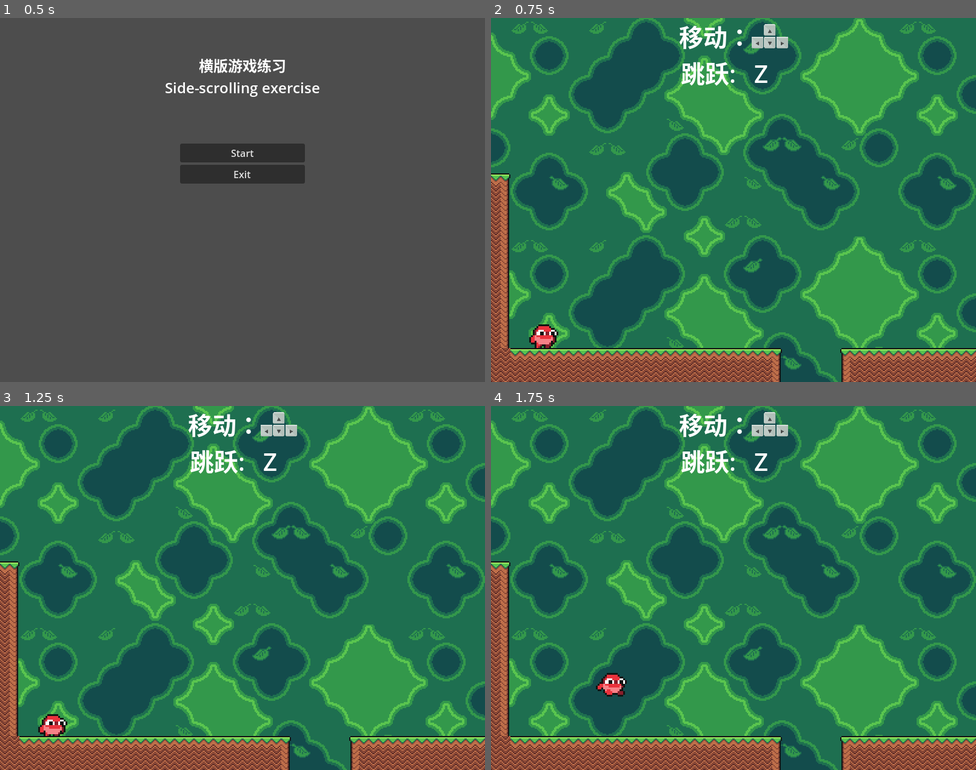
Above: before the commit, frames 1-4 (two rows, left to right).
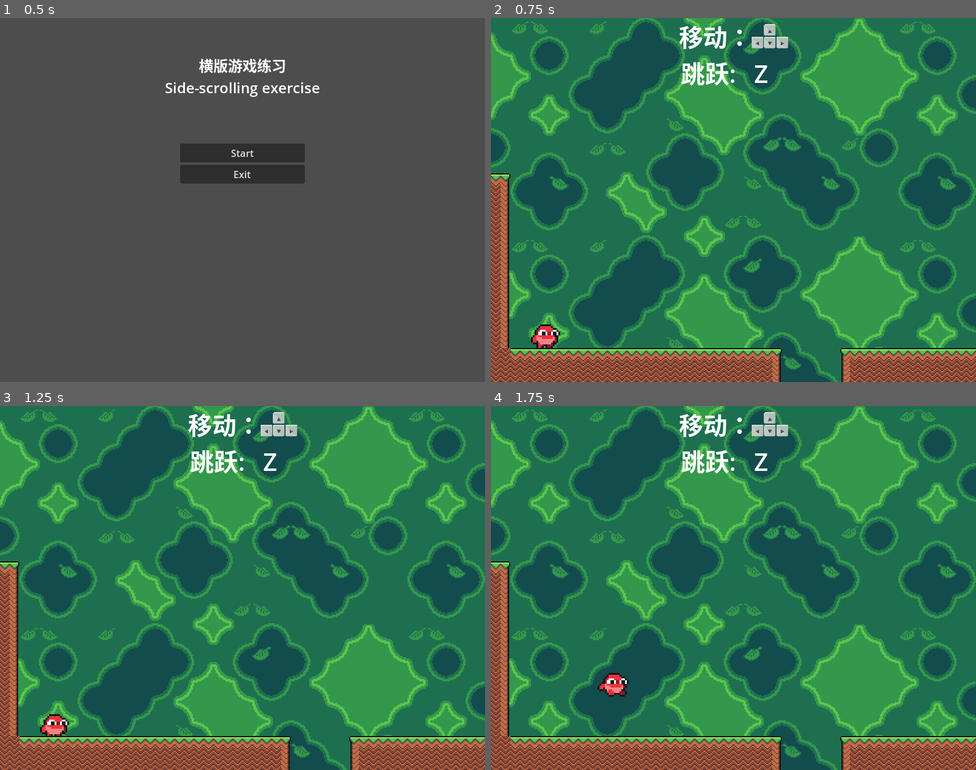
Above: after the commit, the same moments.

Repository: VoodooRice/project1
Game: Godot game, scene res://beginning_ui.tscn
Two runs of this game, one before a commit and one after it. Both use one fixed random seed, a clock stepped at 60 frames per second and the inputs below.
Inputs:
- Up to frame 1 (0.5 s): no input
- Up to frame 2 (0.75 s): click "Start" at 0.5 s
- Up to frame 3 (1.25 s): no input
- Up to frame 4 (1.75 s): tap Enter at 1.25 s; hold Right (move_right) from 1.28 s (still down); tap Z (jump) at 1.35, 1.52 s

Frame 1 is identical in both runs. In frame 2, 0.2% of the frame differs, in the area x 7-15%, y 84-91%; in frame 3, 0.2%; in frame 4, 0.2%.

Commit message:
20260309

Diff:
--- a/beginning_ui.gd
+++ b/beginning_ui.gd
@@ -1,8 +1,16 @@
 extends Control
+# 开始界面UI控制器
+# 负责处理主菜单的按钮交互和场景切换
+
+# 通过 @export 让这个变量能在检查器中显示
+# PackedScene 类型意味着可以将场景的tscn文件直接放入Main Scene变量内
 @export var main_scene: PackedScene
 
+# 当按下 Start 按钮时调用
+# 使用 get_tree().change_scene_to_packed 直接预加载场景
 func _on_start_pressed() -> void:
-	get_tree().change_scene_to_file("res://forest.tscn")
+	get_tree().change_scene_to_packed(main_scene)
 
+# 当按下 Exit 按钮时调用
 func _on_exit_pressed() -> void:
 	get_tree().quit()
--- a/beginning_ui.tscn
+++ b/beginning_ui.tscn
@@ -1,6 +1,7 @@
-[gd_scene load_steps=2 format=3 uid="uid://bwe8dag5vtgu4"]
+[gd_scene load_steps=3 format=3 uid="uid://bwe8dag5vtgu4"]
 
 [ext_resource type="Script" uid="uid://b5rrb7n1h1qyn" path="res://beginning_ui.gd" id="1_uue4j"]
+[ext_resource type="PackedScene" uid="uid://cgmye410ujw0j" path="res://forest.tscn" id="2_1hmfl"]
 
 [node name="BeginningUI" type="Control"]
 layout_mode = 3
@@ -10,6 +11,7 @@
 grow_horizontal = 2
 grow_vertical = 2
 script = ExtResource("1_uue4j")
+main_scene = ExtResource("2_1hmfl")
 
 [node name="Title" type="Label" parent="."]
 layout_mode = 1
--- a/forest.gd
+++ b/forest.gd
@@ -1,19 +1,58 @@
 extends Node2D
+# 森林主场景
+# 负责管理玩家重生及场景初始化
+
+# 在 _ready 前，确保所有子节点全部就绪后，调用 spawn
 @onready var player_spawner : Spawn = $spawn
 
-# Called when the node enters the scene tree for the first time.
+# 场景就绪后自动调用
 func _ready() -> void:
-	print("forest场景已加载")
-	print("player_spawner: ", player_spawner)
+	# 调试输出，方便确认场景是否成功加载
+	print("===== forest场景已加载 =====")
+	print("player_spawner: ", player_spawner) # 检查是否存在 spawn 节点
+
+	# 安全检查：确保 spawn 节点存在
 	if player_spawner:
-		print("要生成的场景: ", player_spawner.scene_to_spawn)
+		print("要生成的场景: ", player_spawner.scene_to_spawn) # 确认要生成的对象
+
+		# 使用 spawn 节点生成玩家，并通过 as Player 返回为 Player 类型并调用
 		var player = player_spawner.spawn() as Player
+
+		# 检查是否有 SceneTransitionManager 并获取正确的位置
+		if has_node("/root/SceneTransitionManager"):
+			var transition = get_node("/root/SceneTransitionManager")
+			print("找到 SceneTransitionManager")
+
+			# 查看上次切换记录
+			print("上次切换记录: ", transition.last_transition)
+
+			# 获取应该生成的位置
+			var spawn_position = transition.get_spawn_transition(name)
+			player.position = spawn_position
+			print("使用 SecneTransition 位置：", spawn_position)
+
+		else:
+			player.position = player_spawner.position
+			print("未找到 SceneTransitionManager")
+
+		# 连接玩家的死亡信号
 		player.died.connect(_on_player_died)
+
+		# 延迟添加节点，避免在场景初始化的过程中出现问题
 		call.call_deferred("add_child", player)
 	else:
+		# 如果场景中没有配置 spawn 节点，则输出错误信息
 		print("错误：没有找到spawn节点")
 
+# 在玩家死亡后自动调用
 func _on_player_died():
+
+	# 在玩家死亡后，通过 await get_tree().create_timer(0.5).timeout 实现等待五秒的效果
+	# 用来提醒玩家已经角色死亡
 	await get_tree().create_timer(0.5).timeout
+
+	# 使用同一个 spawn 节点生成新玩家
 	var new_player = player_spawner.spawn()
+
+	# 为新玩家连接死亡信号，形成循环
 	new_player.died.connect(_on_player_died)
--- a/forest.tscn
+++ b/forest.tscn
@@ -29,7 +29,7 @@
 tile_set = ExtResource("2_stcry")
 
 [node name="spawn" parent="." instance=ExtResource("4_mvm06")]
-position = Vector2(86, 525)
+position = Vector2(90, 530)
 scene_to_spawn = ExtResource("3_uq144")
 
 [node name="KillArea" parent="." instance=ExtResource("6_8im6m")]
@@ -40,10 +40,11 @@
 position = Vector2(789, 504)
 scale = Vector2(1, 4)
 target_scene_path = "res://forest_2.tscn"
+exit_direction = "right"
 
-[node name="CanvasLayer" type="CanvasLayer" parent="."]
+[node name="ControlUI" type="CanvasLayer" parent="."]
 
-[node name="RichTextLabel" type="RichTextLabel" parent="CanvasLayer"]
+[node name="ControlUI" type="RichTextLabel" parent="ControlUI"]
 anchors_preset = 5
 anchor_left = 0.5
 anchor_right = 0.5
--- a/forest_2.gd
+++ b/forest_2.gd
@@ -1,19 +1,48 @@
 extends Node2D
+# 森林主场景
+# 负责管理玩家重生及场景初始化
+
+# 在 _ready 前，确保所有子节点全部就绪后，调用 spawn
 @onready var player_spawner : Spawn = $spawn
 
-# Called when the node enters the scene tree for the first time.
+# 场景就绪后自动调用
 func _ready() -> void:
-	print("forest场景已加载")
-	print("player_spawner: ", player_spawner)
+	# 调试输出，方便确认场景是否成功加载
+	print("===== forest_2场景已加载 =====")
+	print("player_spawner: ", player_spawner) # 检查是否存在 spawn 节点
+
+	# 安全检查：确保 spawn 节点存在
 	if player_spawner:
-		print("要生成的场景: ", player_spawner.scene_to_spawn)
+		print("要生成的场景: ", player_spawner.scene_to_spawn) # 确认要生成的对象
+
+		# 使用 spawn 节点生成玩家，并通过 as Player 返回为 Player 类型并调用
 		var player = player_spawner.spawn() as Player
+
+		# 检查是否有 SceneTransitionManager 并获取正确的位置
+		if has_node("/root/SceneTransitionManager"):
+			var transition = get_node("/root/SceneTransitionManager")
+			var spawn_position = transition.get_spawn_transition(name)
+			player.position = spawn_position
+			print("使用 SceneTransition 位置: ", spawn_position)
+
+		# 连接玩家的死亡信号
 		player.died.connect(_on_player_died)
+
+		# 延迟添加节点，避免在场景初始化的过程中出现问题
 		call.call_deferred("add_child", player)
 	else:
+		# 如果场景中没有配置 spawn 节点，则输出错误信息
 		print("错误：没有找到spawn节点")
 
+# 在玩家死亡后自动调用
 func _on_player_died():
+
+	# 在玩家死亡后，通过 await get_tree().create_timer(0.5).timeout 实现等待五秒的效果
+	# 用来提醒玩家已经角色死亡
 	await get_tree().create_timer(0.5).timeout
+
+	# 使用同一个 spawn 节点生成新玩家
 	var new_player = player_spawner.spawn()
+
+	# 为新玩家连接死亡信号，形成循环
 	new_player.died.connect(_on_player_died)
--- a/forest_2.tscn
+++ b/forest_2.tscn
@@ -35,3 +35,4 @@
 position = Vector2(0, 537)
 scale = Vector2(1, 4)
 target_scene_path = "res://forest.tscn"
+exit_direction = "left"
--- a/game_scene.gd
+++ b/game_scene.gd
@@ -1,37 +1,68 @@
+### 未完成
+# game_scene.gd 游戏场景基类
+#
+# 设计目标：作为所有游戏场景的基类，提供统一的玩家生成、重生和场景切换功能
+# 配合 SceneTransition 等实现场景间的平滑过渡和位置记忆
+#
+# 当前状态：基础框架已完成，但未被实际场景继承使用
 extends Node
-class_name GameScene
+class_name GameScene # 定义为类名，便于其他脚本引用和类型检查
 
-@onready var spawn_node = $Spawn
+# 节点引用
+# 期望每个继承此脚本的场景都包含一个名为"Spawn"的子节点
+# 作为默认的玩家生成点（当没有场景切换数据时使用）
+@onready var spawn_node = $Spawn # 注意：此处未指定具体节点
 
+@export var player_scene: PackedScene
+
+# 生命周期函数
 func _ready() -> void:
+	# 调试输出：显示当前场景的名称
 	print("场景加载： ", name)
 
+# 玩家生成系统
+# 想要在此实现智能生成玩家的功能：优先使用场景切换的位置，否则使用默认位置
+# 这是一个私有函数，只在内部逻辑调用
 func _spawn_player():
 	if has_node("/root/SceneTransition"):
+		# 检查场景切换系统是否存在
 		var transition = get_node("/root/SceneTransition")
+
+		# 从切换系统中获取应该生成的位置
+		# 返回合适的生成点坐标
 		var spawn_position = transition.get_spawn_transition(name)
 
-		var player_scene = load("res://player.tscn")
 		var player = player_scene.instantiate()
 		player.position = spawn_position
-		add_child(player)
+		add_child(player) # 将玩家添加到当前场景
 
+		# 连接死亡信号
 		if player.has_signal("died"):
 			player.died.connect(_on_player_died)
 
 		print("玩家生成在位置： ", spawn_position)
 
+	else:
+		_spawn_at_default()
+
 
 func _spawn_at_default():
 	if spawn_node:
-		var player_scene = load("res://player.tscn")
+		# 使用导出的玩家场景资源实例化新玩家
 		var player = player_scene.instantiate()
+		# 将玩家设置在 Spawn 节点的位置
 		player.position = spawn_node.position
 		add_child(player)
 
+		# 连接死亡信号
 		if player.has_signal("died"):
 			player.died.connect(_on_player_died)
+	else:
+		# 严重错误：场景中没有配置 Spawn 节点
+		# push_error 会在编辑器和输出面板显示红色错误信息
+		push_error("GameScene: 找不到Spawn节点，无法生成玩家")
 
+# 死亡重生系统
 func _on_player_died():
 	await get_tree().create_timer(0.5).timeout
 	_respawn_player()
--- a/hit_flash.gd
+++ b/hit_flash.gd
@@ -1,17 +1,45 @@
+# hit_flash：当玩家受伤时，通过调整着色器参数动画实现短暂的闪白效果
+# 附着在 Player 节点上，控制其节点 AnimatedSprite2D
 extends Node
 
+# 节点引用
+# 获取被控制角色的 pixel 节点
 @onready var animated_sprite_2d : AnimatedSprite2D = $"../AnimatedSprite2D"
 
+# 运行时变量
+
+# 存储从精灵节点获取的着色器材质引用
+# 使用ShaderMaterial类型以便调用着色器相关方法
 var sprite_material : ShaderMaterial
+
+# 缓动动画对象，用于控制闪白效果的平滑过渡
+# 保存引用以便在需要时中断正在进行的动画
 var hit_flash_tween : Tween
 
+# 生命周期函数
 func _ready() -> void:
+	# 从精灵节点获取材质
 	sprite_material = animated_sprite_2d.material
 
+# 公共接口
+# 触发闪白效果
+# 工作流程：
+# 1.如果有正在进行的闪白动画，先停止它
+# 2.将着色器参数"percent"设置为1.0（完全白色）
+# 3.创建新的缓动动画，在0.5秒内将percent从1.0渐变回0.0
+#
+# 效果：pixel瞬间变白然后逐渐恢复
 func flash() -> void:
+	# 检查并清理已有的动画
+	# 防止多个闪白效果叠加，确保每次受伤都从完整的白色开始
 	if hit_flash_tween != null and hit_flash_tween.is_valid():
-		hit_flash_tween.kill()
+		hit_flash_tween.kill() # 立即停止当前动画
 
+	# 立即将材质参数设置为1.0（瞬间变白）
 	sprite_material.set_shader_parameter("percent", 1.0)
+
+	# 创建新的缓动动画
 	hit_flash_tween = create_tween()
+
+	# 设置动画：将"percent"参数从当前值(1.0)渐变到0.0，用时0.5秒
 	hit_flash_tween.tween_property(sprite_material, "shader_parameter/percent", 0.0, 0.5)
--- a/kill_area.gd
+++ b/kill_area.gd
@@ -1,6 +1,13 @@
+# kill_area.gd：创建一个区域，当玩家进入该区域内对其造成伤害
+# 需要挂载在 Area2d 节点上使用，通过 CollisionShape2D 定义危险区域的形状和大小
 extends Area2D
 
+# 信号回调函数
 func _on_body_entered(body: Node2D) -> void:
+	# 判断进入的物体是否为玩家，使用is进行关键字判断
+	# 防止未来的其他物体进入时也收到伤害
 	if not body is Player:
-		return
+		return # 如果不是玩家，直接退出函数
+
+	# 类型转换，调用 player.gd 中的hurt函数，触发玩家的受伤逻辑
 	(body as Player).hurt()
--- a/main_forest.gd
+++ b/main_forest.gd
@@ -1,27 +1,55 @@
+### 未完成
+
+# main_forest 大型地图管理器
+#
+# 设计目标：创造一个由多个 Tilemap 区块组成的大型连续地图
+# 根据玩家的不同位置进行动态激活/禁用不同的地图区块
+#
+# 核心逻辑待实现
 extends Node2D
 
-@onready var tilemap_1: TileMapLayer = $TileMap1
-@onready var tilemap_2: TileMapLayer = $TileMap2
-@onready var player_spawner: Spawn = $PlayerSpawner
+# 节点引用
+# 通过 @onready 延迟获取子节点的引用，确保当前节点就绪后可用
+@onready var tilemap_1: TileMapLayer = $TileMap1 # 第一个地图区块
+@onready var tilemap_2: TileMapLayer = $TileMap2 # 第二个地图区块
+@onready var player_spawner: Spawn = $PlayerSpawner # 玩家生成点
 
-@export var tilemaps: Array[TileMapLayer]
+# 导出变量
+# 通过 @export 实现如下变量在检查器面板中的配置
+@export var tilemaps: Array[TileMapLayer] # 所有地图区块的数组，方便统一管理
+@export var tilemap_width: float = 800.0 # 每个地图区块的宽度（像素）
 
-@export var tilemap_width: float = 800.0
-var current_tilemap_index: int = -1
+# 运行时变量
+var current_tilemap_index: int = -1 # 当前激活的地图区块索引，-1表示未激活
 
+# 生命周期函数
 func _ready() -> void:
-	pass # Replace with function body.
-
-
-# Called every frame. 'delta' is the elapsed time since the previous frame.
-func _process(delta: float) -> void:
+	# TODO：在这里实现初始化逻辑
+	# 待办：
+	# 1.生成玩家
+	# 2.初始化第一个地图区块
+	# 3.连接玩家的位置变化信号（如果有）
 	pass
 
+func _process(delta: float) -> void:
+	# TODO：实现大场景地图切换的核心逻辑
+	# 待办：
+	# 1.获取玩家当前的坐标
+	# 2.根据当前坐标计算应该激活什么区块
+	# 3.如果需要切换，则调用scene_transition
+	pass
+
+# 自定义功能函数
+# tilemap：要设置的地图区块节点
+# active：true = 激活（可见、有物理碰撞、可处理逻辑）
+#         false = 激活（不可见、无物理碰撞、不处理逻辑）
 func set_tilemap_active(tilemap: TileMapLayer, active: bool):
 	tilemap.visible = active
 	if active:
+		# 激活状态：继承父节点的处理模式，启用碰撞
 		tilemap.process_mode = Node.PROCESS_MODE_INHERIT
 		tilemap.set_collision_enabled(true)
 	else:
+		# 禁用状态：完全禁用处理，关闭碰撞
 		tilemap.process_mode = Node.PROCESS_MODE_DISABLED
 		tilemap.set_collision_enabled(false)
--- a/map_switch.gd
+++ b/map_switch.gd
@@ -1,32 +1,65 @@
+# map_switch.gd：场景切换触发器
 extends Area2D
-class_name MapSwitch
+class_name MapSwitch# 定义为类名，便于其他脚本引用和类型检查
 
+# 导出变量
+# 目标场景路径：要切换到的场景路径
 @export var target_scene_path: String = ""
-@export var exit_direction:String = "right"
 
+# 退出方向
+@export var exit_direction:String = ""
+
+# 信息回调函数
 func _on_body_entered(body: Node2D) -> void:
+	# 只对玩家生效，忽略其他物体
 	if not body is Player:
 		return
 
-	if has_node("/root/SceneTransition"):
-		var transition = get_node("/root/SceneTransition")
+	print("===== MapSwitch 触发 =====")
+	print("目标场景路径: ", target_scene_path)
+	print("退出方向: ", exit_direction)
+
+	# 记录场景切换信息
+	if has_node("/root/SceneTransitionManager"):
+		var transition = get_node("/root/SceneTransitionManager")
+		# 获取当前场景名称
 		var current_scene = get_tree().current_scene.name
+		var target_name = get_scene_name_from_path(target_scene_path)
+		print("当前场景: ", current_scene)
+		print("目标场景: ", target_name)
+		print("退出方向: ", exit_direction)
+
+		# 记录切换信息
 		transition.record_transition(current_scene, get_scene_name_from_path(target_scene_path), exit_direction)
-	print("player进入场景")
+		print("记录完成")
 
-	call_deferred("switch")
+		# 立即查看记录是否保存
+		print("记录后 last_transition: ", transition.last_transition)
 
+	print("player进入场景") # 调试信息
+
+	call_deferred("switch_scene")
+
+# 场景切换逻辑
 func switch_scene():
+	# 安全检查：确保设置了目标场景路径
 	if target_scene_path.is_empty():
 		push_error("未设置目标场景路径")
 		return
 
+	# 动态加载目标场景
 	var scene = load(target_scene_path)
+
+	# 检查场景是否加载成功
 	if scene:
+		# 切换到目标场景
 		get_tree().change_scene_to_packed(scene)
 	else:
 		push_error("无法加载场景 " + target_scene_path)
 
+# 辅助函数：用于提取场景的名称
 func get_scene_name_from_path(path: String) -> String:
+	# 提取路径中的文件名部分
 	var file_name = path.get_file()
+	# 移除.tscn后缀，只保留纯名称
 	return file_name.replace(".tscn", "")
--- a/player.gd
+++ b/player.gd
@@ -1,8 +1,12 @@
+# player.gd：角色状态机
 extends CharacterBody2D
-class_name Player
+class_name Player# 定义为类名，便于其他脚本引用和类型检查
+
+# 信号定义
 signal died
 
-enum State{ # 角色状态
+# 状态枚举
+enum State{
 	STAND,
 	RUN,
 	JUMP,
@@ -10,70 +14,119 @@
 	HURT
 }
 
+# 全局常量设定
+# 从项目中获取默认重力值
 var g = ProjectSettings.get_setting("physics/2d/default_gravity")
+
+# 状态变量
+# 当前玩家状态默认为站立
 var state : State = State.STAND
 
+# 导出变量
+# 水平移动速度（像素/秒）
 @export var speed : int = 250
+# 跳跃初速度（像素/秒，负值表示向上）
 @export var jump_speed : int = 350
 
+# 节点引用
+# 动画 pixel 节点，用于播放不同的动画
 @onready var sprite : AnimatedSprite2D = $AnimatedSprite2D
+# 受伤闪白效果节点
 @onready var hit_flash : Node = $HitFlash
+
+# 生命周期函数
 func _process(delta: float) -> void:
-	play_animation()
+	play_animation() # 根据当前状态播放对应动画
 
 func _physics_process(delta: float) -> void:
+	# 受伤状态时，不处理移动输入
 	if state == State.HURT:
 		return
+	# 应用重力
 	velocity.y += g * delta
+	# 处理移动输入
 	moving_input()
+	# 应用移动并处理碰撞
 	move_and_slide()
 
+	# 在地面上时的状态转换
 	if is_on_floor():
+		# 如果刚从跳跃状态落地，或者没有水平速度，转为站立
 		if state == State.JUMP or velocity.x == 0:
 			state = State.STAND
+		# 其他情况（有水平速度且不处于受伤状态），转为奔跑
 		elif state != State.HURT or velocity.x != 0:
 			state = State.RUN
+	# 在空中时的状态由 play_animation 中的逻辑处理
 
+# 伤害系统
+# 玩家受伤时调用
 func hurt():
+	# 切换到受伤状态，停止输入响应
 	state = State.HURT
+	# 创建缓动动画序列
 	var tween = create_tween()
-	tween.set_loops(1)
+	tween.set_loops(1) # 只执行一次
+
+	# 动画序列：
+	# 1. 立即触发闪白效果
 	tween.tween_callback(hit_flash.flash)
+	# 2. 等待1秒（受伤硬直时间）
 	tween.tween_interval(1)
+	# 等待1秒后执行死亡
 	await get_tree().create_timer(1).timeout
+	# 从场景中移除玩家
 	queue_free()
+	# 发出死亡信号
 	died.emit()
 
+# 输入处理
 func moving_input():
+	# 在地面上时，水平速度初始化为0
+	# 这样如果不按方向键，角色会停止
 	if is_on_floor():
 		velocity.x = 0
+
+	# 如果没有按下任何按键，且在地面上，且不处于受伤状态
+	# 设置为站立状态并停止移动
 	if not Input.is_anything_pressed() and is_on_floor() and state != State.HURT:
 		state = State.STAND
 		velocity.x = 0
 		return
+	# 向左移动
 	if Input.is_action_pressed("move_left"):
 		if is_on_floor():
-			state = State.RUN
+			state = State.RUN # 在地面移动时设为奔跑状态
 		velocity.x = -speed
-		sprite.flip_h = true
+		sprite.flip_h = true # 水平翻转 pixel
+	# 向右移动
 	if Input.is_action_pressed("move_right"):
 		if is_on_floor():
 			state = State.RUN
 		velocity.x = speed
-		sprite.flip_h = false
+		sprite.flip_h = false # 恢复正常方向
 	if Input.is_action_just_pressed("jump"):
+		# 防止二段跳：如果不在空中，或者已经在跳跃/下落，不能再次跳跃
 		if not is_on_floor() and (state == State.JUMP or velocity.y < 0):
 			return
+		# 设置为跳跃状态
 		state = State.JUMP
+		# 应用跳跃初速度（负值向上）
 		velocity.y = -jump_speed
 		return
 
+# 动画系统
+# 根据当前状态和物理条件播放对应动画
 func play_animation():
+	# 空中状态优先处理（覆盖地面状态）
 	if not is_on_floor() and state != State.HURT:
 		if velocity.y < 0:
+			# 向上运动时播放跳跃动画
 			sprite.play("jump")
 		else:
+			# 向下运动时播放下落动画
 			sprite.play("fall")
+	# 根据状态枚举播放对应动画
 	match state:
 		State.STAND:
 			sprite.play("stand")
--- a/player.gdshader
+++ b/player.gdshader
@@ -1,7 +1,21 @@
+// player.gdshader - 玩家角色着色器
+//
+// 设计目标：为玩家pixel提供受伤闪白效果的着色器
+// 通过混合白色来实现受击反馈
+//
+// 类型：canvas_item - 专为2D画布项设计的着色器
 shader_type canvas_item;
 
+// 着色器参数 - 白色混合程度
+// uniform：可以从GDScript（如hit_flash.gd）动态修改的参数
+// percent：参数名称，表示白色混合的强度
+// hint_range(0.0, 0.5, 0.1)：编辑器提示
+//   - 最小值：0.0（无白色混合）
+//   - 最大值：0.5（50%白色混合，编辑器滑动条限制）
+//   - 步进值：0.1（拖动滑动条时的增量）
 uniform float percent :hint_range(0.0, 0.5, 0.1);
 
+// 这是片元着色器函数，每个像素都会执行
 void fragment() {
 	vec4 white_color = vec4(1.0, 1.0, 1.0, texture(TEXTURE, UV).a);
 	COLOR = mix(texture(TEXTURE, UV), white_color, percent);
--- a/project.godot
+++ b/project.godot
@@ -14,6 +14,10 @@
 run/main_scene="uid://bwe8dag5vtgu4"
 config/features=PackedStringArray("4.4", "Forward Plus")
 config/icon="res://icon.svg"
+
+[autoload]
+
+SceneTransitionManager="*res://scene_transition.gd"
 
 [display]
 
--- a/scene_transition.gd
+++ b/scene_transition.gd
@@ -1,41 +1,52 @@
+# scene_transition.gd：场景切换管理器
 extends Node
-class_name SceneTransition
+class_name SceneTransition# 定义为类名
 
+# 场景生成配置
+# 各场景的生成配置点字典
 var spawn_config = {
 	"forest":{
-		"default": Vector2(100,560),
-		"forest_right":Vector2(750,560)
+		"default": Vector2(90,530),# 默认生成在 (90,530)
+		"forest2_left":Vector2(750,530) # 从 forest 右侧进入时的重生点
 	},
 	"forest2":{
-		"default":Vector2(50,560)
+		"default":Vector2(50,560) # 默认生成在 (50,560)
 	}
 }
 
+# 最近切换记录
+# 记录上一次场景切换的信息
 var last_transition = {
-	"from": "",
-	"to": "",
-	"direction": ""
+	"from": "", # 来源场景名称
+	"to": "", # 目标场景名称
+	"direction": "" # 离开方向（left/right/up/down）
 }
 
+# 场景连接关系
+# 定义哪些场景之间可以互相切换
+# 用于验证切换是否合法，防止直接切换到不相关的场景
 var scene_connections = {
 	"forest": ["forest2"],
 	"forest2": ["forest"]
 }
 
-func can_transition(from_scene: String, to_scene: String) -> bool:
-	var connections = scene_connections.get(from_scene, [])
-	return to_scene in connections
+# 获取当前场景应该生成玩家的位置
+func get_spawn_transition(current_scene: String) -> Vector2:
+	# 获取当前场景的配置，如果没有则返回空字典
+	var config = spawn_config.get(current_scene, {})
+	# 检查是否有有效的切换记录
+	if last_transition.to == current_scene and last_transition.from:
+		# 构建键名：来源场景_方向
+		var key = last_transition.from + "_" + last_transition.direction
 
-func get_spawn_transition(current_scene: String) -> Vector2:
-	var config = spawn_config.get(current_scene, {})
-
-	if last_transition.to == current_scene and last_transition.from:
-		var key = last_transition.from + "_" + last_transition.direction
+		# 如果配置中有这个键名，返回对应的位置
 		if config.has(key):
 			return config[key]
 
+	# 没有匹配的切换记录，返回默认生成位置
 	return config.get("default")
 
+# 记录场景切换信息
 func record_transition(from_scene: String, to_scene: String, direction: String):
 	last_transition = {
 		"from": from_scene,
@@ -44,6 +55,7 @@
 	}
 	print("场景切换：", from_scene, " -> ", to_scene, "(方向：", direction, ")")
 
+# 清除切换记录
 func clear_transition():
 	last_transition = {
 		"from": "",
--- a/spawn.gd
+++ b/spawn.gd
@@ -1,14 +1,25 @@
+# spawn.gd：通用对象生成器
 extends Node2D
-class_name Spawn
+class_name Spawn # 定义为类名
 
+# 导出变量
 @export var scene_to_spawn: PackedScene
 
+# 公共接口
 func spawn():
+	# 安全检查：确保设置了要生成的场景
 	if scene_to_spawn == null:
+		# push_error 在编辑器和输出面板显示红色错误信息
 		push_error("没有设置要生成的场景！")
-		return
+		return # 提前返回，不继续执行
+
+	# 实例化预设场景
 	var instance = scene_to_spawn.instantiate()
+	# 设置实例位置为生成器自身的位置
 	instance.position = position
+	# 将实例添加到当前场景中
 	get_tree().current_scene.add_child(instance)
+	# 调试输出，确认生成成功
 	print("角色生成成功！位置：", position)
+	# 返回生成的实例，以便调用方进行后续操作
 	return instance
